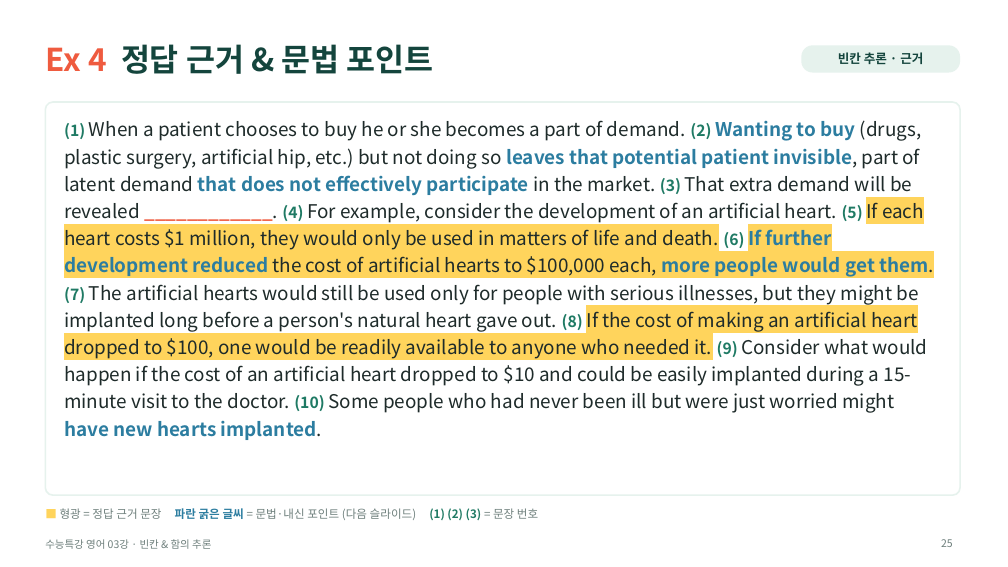
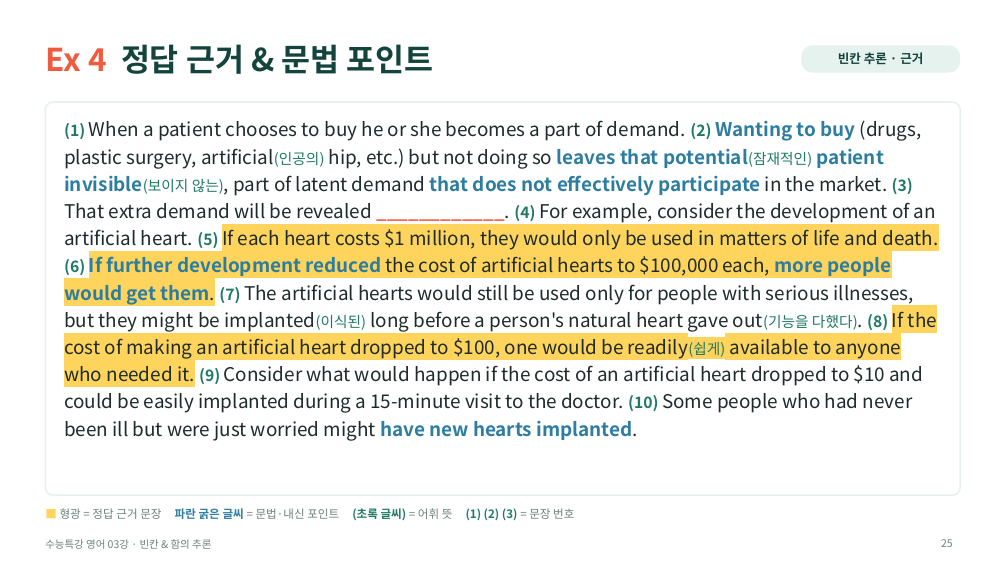
Before and after one commit to HUFSDavid/HUFSDavid, a slide deck: slide 25 of 수능특강_영어_03강_수업PPT.pptx. Drawn at 1008x567 pixels with LibreOffice and Linux fonts; fonts in the diff are those of the drawing. Boxes give left, top, right and bottom in pixels: in the first picture for what was removed or moved away, otherwise in the second. Text is boxed around its words. In the diff, an @@ line names an element or a change of style, - is before the commit and + after.

```diff
--- a/수능특강_영어_03강_수업PPT.pptx
+++ b/수능특강_영어_03강_수업PPT.pptx
@@ text at (64, 120, 939, 441): text changed @@
-(1) When a patient chooses to buy he or she becomes a part of demand. (2) Wanting to buy (drugs, plastic surgery, artificial hip, etc.) but not doing so leaves that potential patient invisible, part of latent demand that does not effectively participate in the market. (3) That extra demand will be revealed ____________. (4) For example, consider the development of an artificial heart. (5) If each heart costs $1 million, they would only be used in matters of life and death. (6) If further development reduced the cost of artificial hearts to $100,000 each, more people would get them. (7) The artificial hearts would still be used only for people with serious illnesses, but they might be implanted long before a person's natural heart gave out. (8) If the cost of making an artificial heart dropped to $100, one would be readily available to anyone who needed it. (9) Consider what would happen if the cost of an artificial heart dropped to $10 and could be easily implanted during a 15-minute visit to the doctor. (10) Some people who had never been ill but were just worried might have new hearts implanted.
+(1) When a patient chooses to buy he or she becomes a part of demand. (2) Wanting to buy (drugs, plastic surgery, artificial(인공의) hip, etc.) but not doing so leaves that potential(잠재적인) patient invisible(보이지 않는), part of latent demand that does not effectively participate in the market. (3) That extra demand will be revealed ____________. (4) For example, consider the development of an artificial heart. (5) If each heart costs $1 million, they would only be used in matters of life and death. (6) If further development reduced the cost of artificial hearts to $100,000 each, more people would get them. (7) The artificial hearts would still be used only for people with serious illnesses, but they might be implanted(이식된) long before a person's natural heart gave out(기능을 다했다). (8) If the cost of making an artificial heart dropped to $100, one would be readily(쉽게) available to anyone who needed it. (9) Consider what would happen if the cost of an artificial heart dropped to $10 and could be easily implanted during a 15-minute visit to the doctor. (10) Some people who had never been ill but were just worried might have new hearts implanted.
@@ text at (60, 508, 574, 520): text changed @@
-■ 형광 = 정답 근거 문장 파란 굵은 글씨 = 문법·내신 포인트 (다음 슬라이드) (1) (2) (3) = 문장 번호
+■ 형광 = 정답 근거 문장 파란 굵은 글씨 = 문법·내신 포인트 (초록 글씨) = 어휘 뜻 (1) (2) (3) = 문장 번호
```
Also in this commit, not shown: 11 other slides changed.
